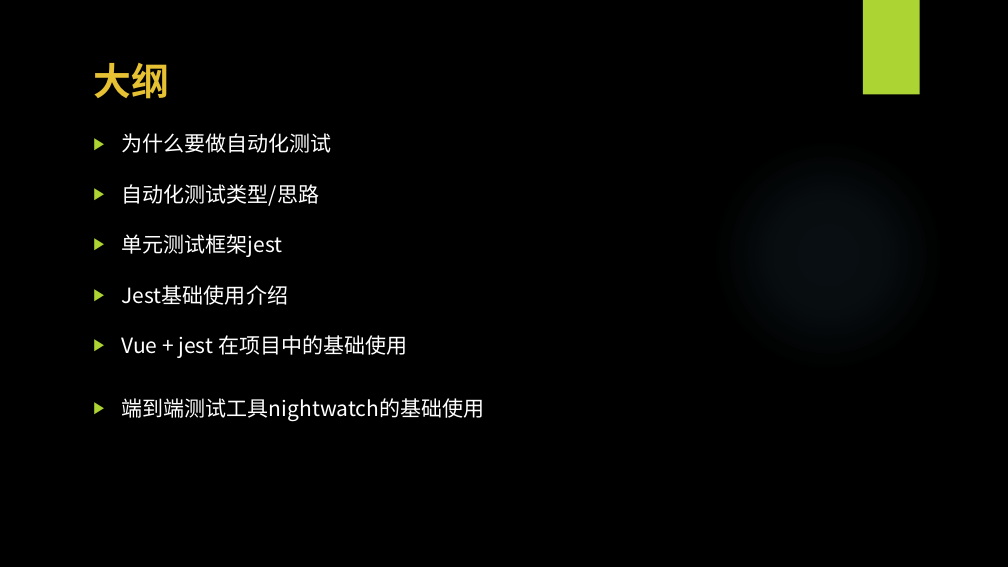
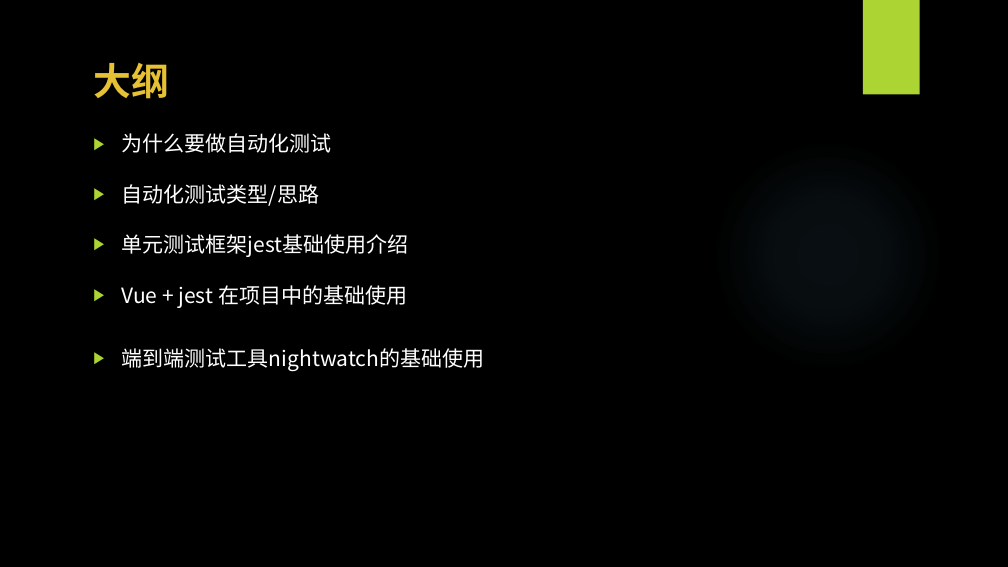
Before and after one commit to WangEbo/auto-test, a slide deck: slide 2 of 王博书的分享/自动化测试.pptx. Drawn at 1008x567 pixels with LibreOffice and Linux fonts; fonts in the diff are those of the drawing; background and template pictures are left out. Boxes give left, top, right and bottom in pixels: in the first picture for what was removed or moved away, otherwise in the second. Text is boxed around its words. In the diff, an @@ line names an element or a change of style, - is before the commit and + after.

```diff
--- a/王博书的分享/自动化测试.pptx
+++ b/王博书的分享/自动化测试.pptx
@@ text at box(122, 234, 409, 257): text changed @@
-▶ 单元测试框架jest
-▶ Jest基础使用介绍
+▶ 单元测试框架jest基础使用介绍
```
Also in this commit, not shown: 4 other slides changed, 1 slide added.
